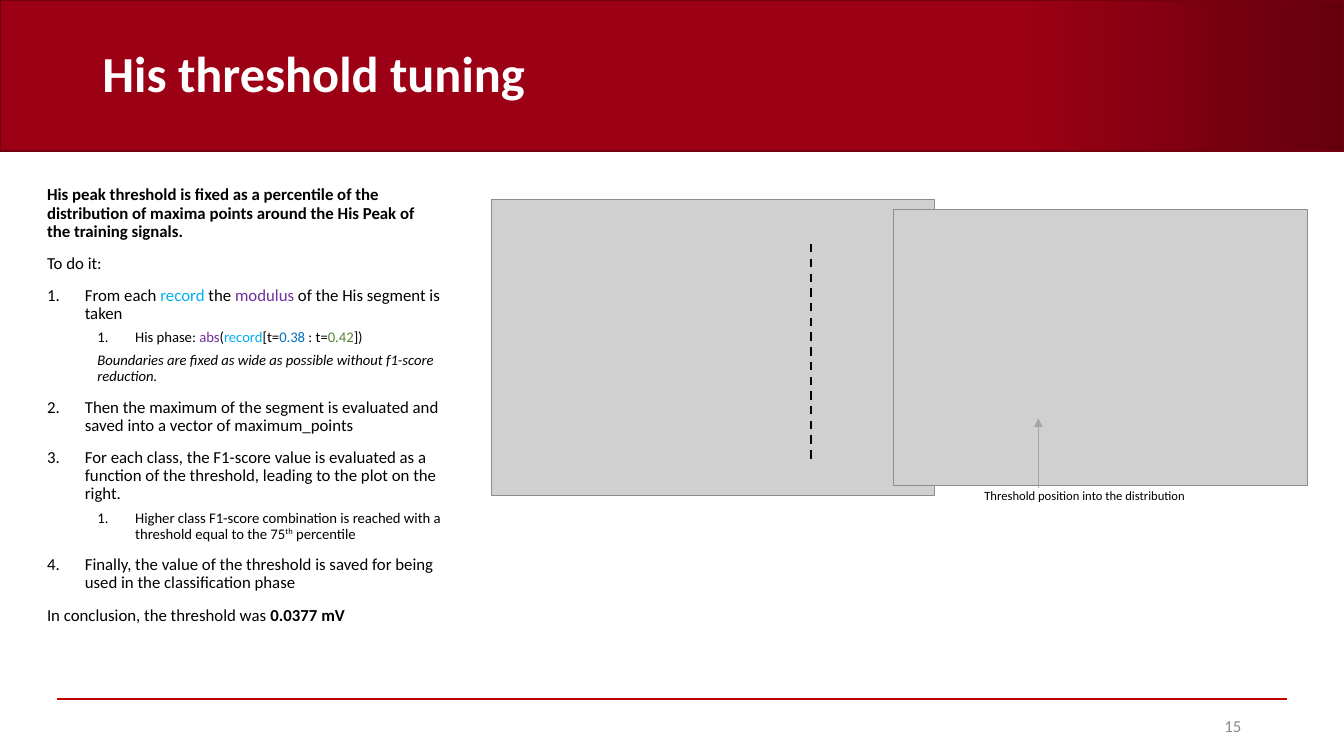
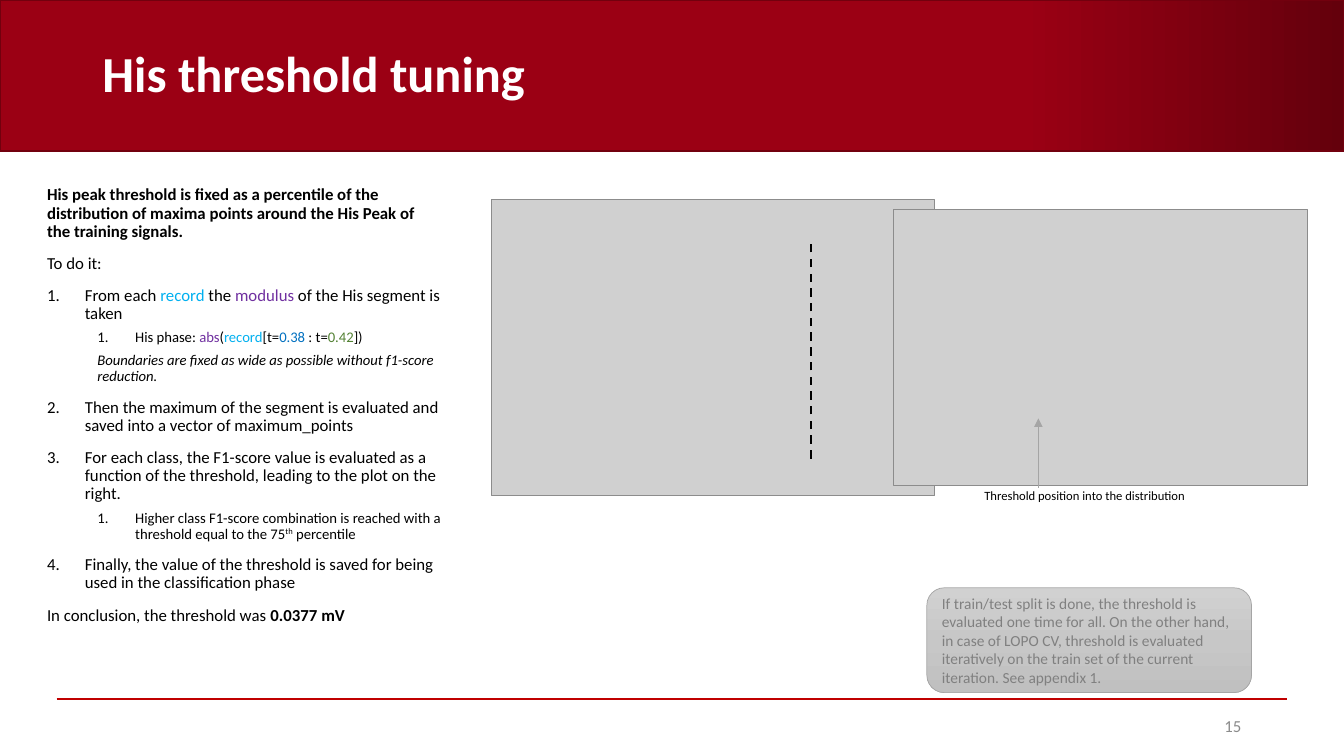
Before and after one commit to AndreaCorrado00/Tesi_magistrale_Corrado_Andrea, a slide deck: slide 15 of Documentation/5. Heuristic classifier strategy B.pptx. Drawn at 1344x756 pixels with LibreOffice and Linux fonts; fonts in the diff are those of the drawing; grey boxes stand for pictures; background and template pictures are left out. Boxes give left, top, right and bottom in pixels: in the first picture for what was removed or moved away, otherwise in the second. Text is boxed around its words. In the diff, an @@ line names an element or a change of style, - is before the commit and + after.

```diff
--- a/Documentation/5. Heuristic classifier strategy B.pptx
+++ b/Documentation/5. Heuristic classifier strategy B.pptx
@@ rounded rectangle added at <box>928,588,1252,693</box>, fill gradient #D2D2D2 to #C8C8C8 to #C0C0C0, outline #A5A5A5 0.5 pt, 11 pt, text #808080 @@
+If train/test split is done, the threshold is evaluated one time for all. On the other hand, in case of LOPO CV, threshold is evaluated iteratively on the train set of the current iteration. See appendix 1.
```
Also in this commit, not shown: 3 other slides changed, 9 other files.
